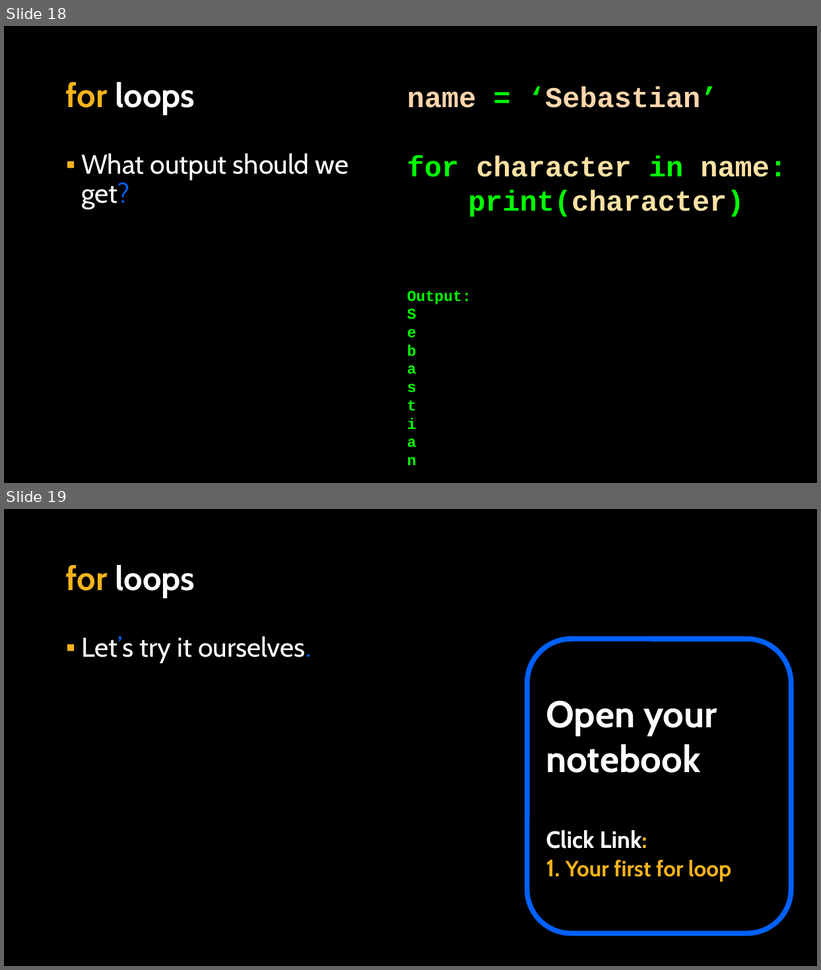
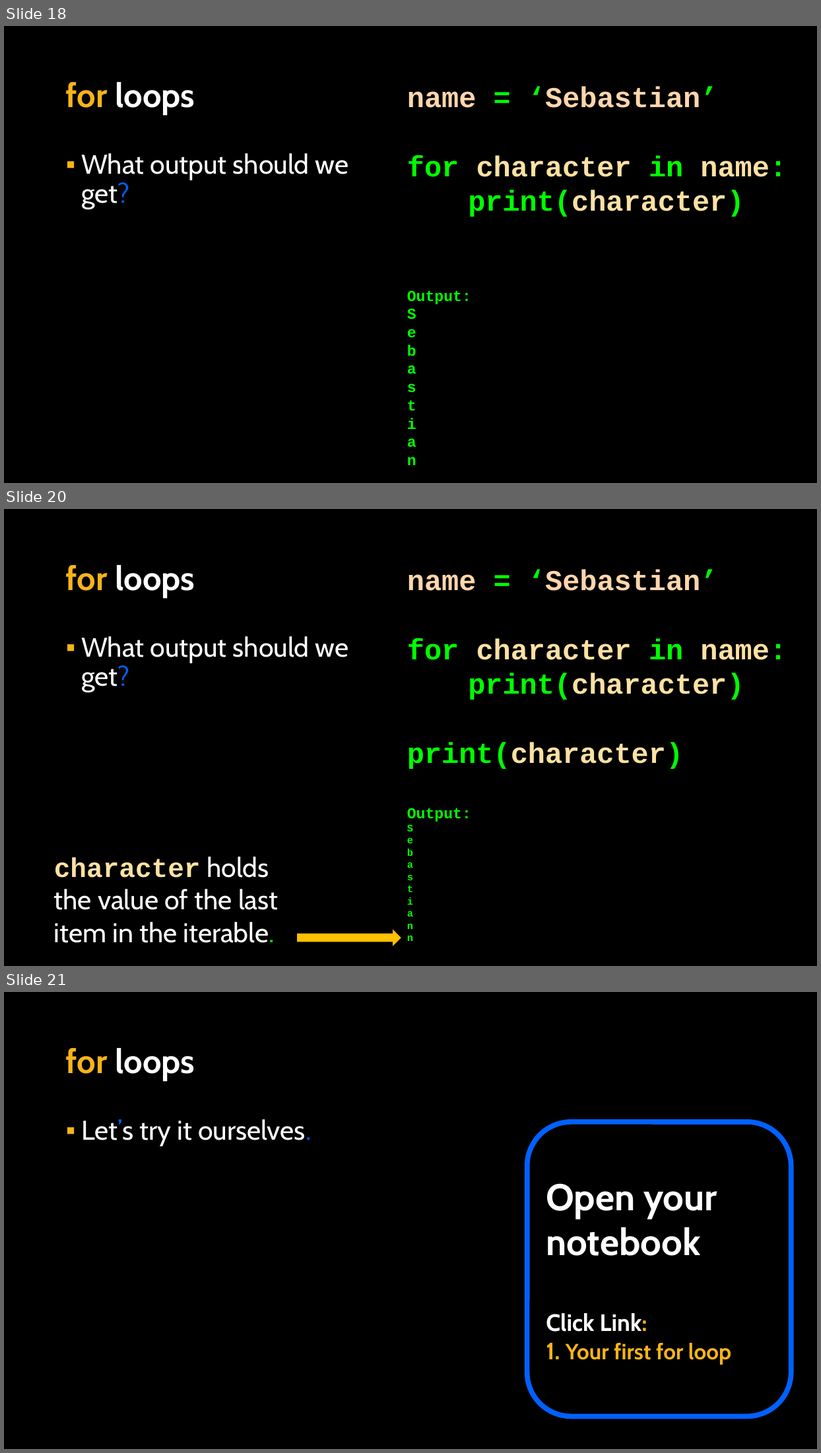
Before and after one commit to APS106/APS106-winter-2024-kinsella-goodfellow, a slide deck: lectures/week6/lecture1/slides/week6_lecture1.pptx. Shown one above the other, each under a label of ours: slides 18 and 19 before the commit, slides 18, 20 and 21 after it; the slides between them are not shown. The pictures are 821x970 and 821x1453 pixels, drawn with LibreOffice and Linux fonts; fonts in the diff are those of the drawing; background and template pictures are left out. Boxes give left, top, right and bottom in pixels: in the first picture for what was removed or moved away, otherwise in the second. Text is boxed around its words. In the diff, an @@ line names an element or a change of style, - is before the commit and + after.

```diff
--- a/lectures/week6/lecture1/slides/week6_lecture1.pptx
+++ b/lectures/week6/lecture1/slides/week6_lecture1.pptx
@@ slide 20 added at [4, 509, 817, 966], background picture (left out) @@
@@ title added at [66, 565, 195, 597], 39.6 pt, text #FFFFFF, bold @@
+for loops
@@ text added at [407, 569, 787, 941], 34 pt, text #00FF00, bold @@
+name = ‘Sebastian’
+for character in name:
+print(character)
+print(character)
+Output:
+S
+e
+b
+a
+s
+t
+i
+a
+n
+n
@@ text added at [81, 636, 349, 692], 32 pt, text #FFFFFF @@
+▪ What output should we get?
@@ text added at [54, 857, 278, 943], 32 pt, text #FFFFFF @@
+character holds the value of the last item in the iterable.
@@ right arrow added at [298, 930, 402, 947], fill #FFC000 @@
@@ what was slide 19 is now slide 21 @@
```
Also in this commit, not shown: 1 other slide added, 5 other files.
